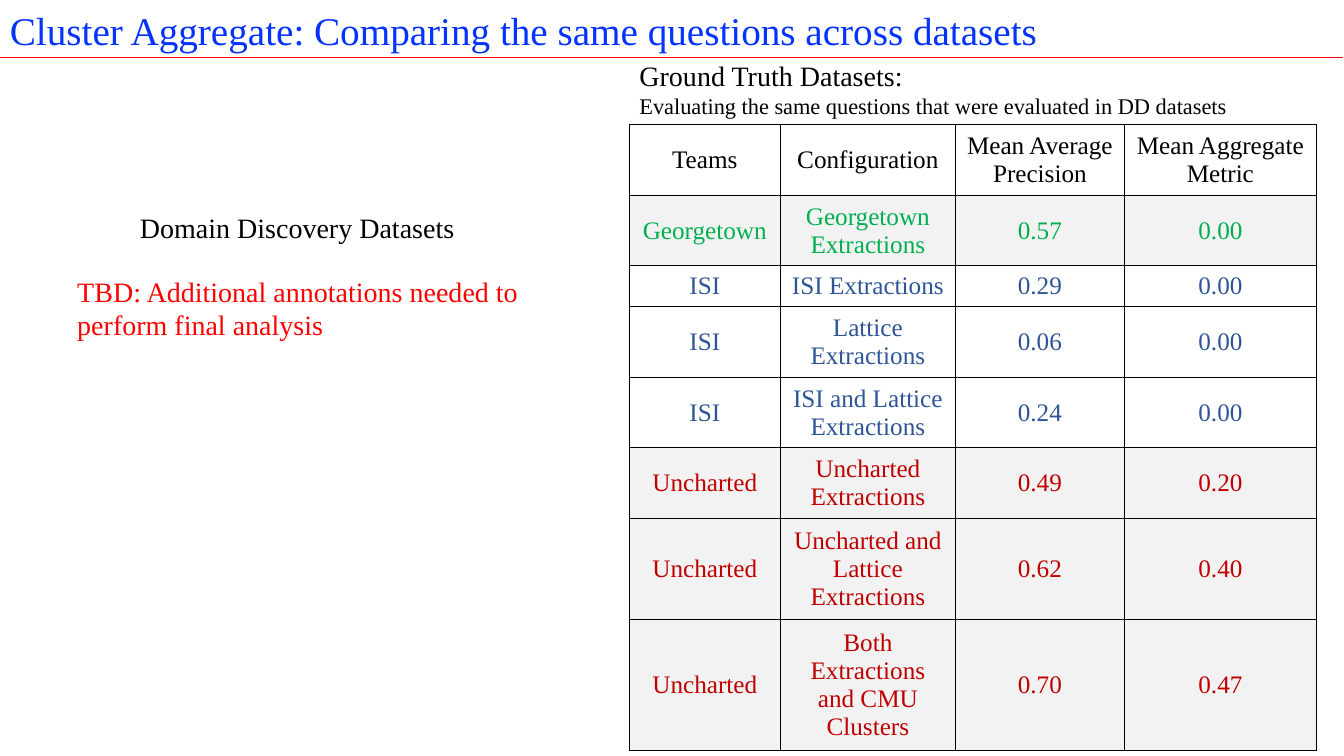
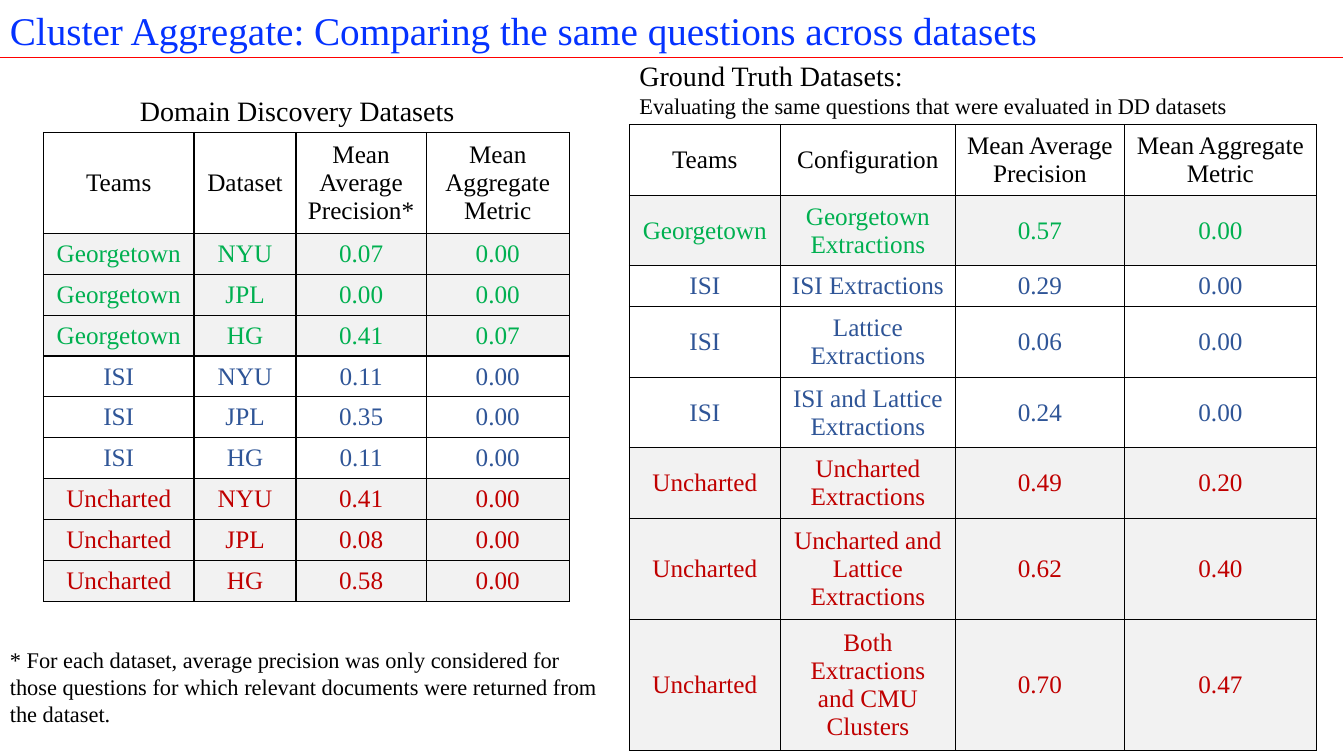
Before and after one commit to istresearch/qpr-fall-2016-eval, a slide deck: slide 41 of reporting/Fall_2016_QPR_Post_Hoc.pptx. Drawn at 1344x756 pixels with LibreOffice and Linux fonts; fonts in the diff are those of the drawing. Boxes give left, top, right and bottom in pixels: in the first picture for what was removed or moved away, otherwise in the second. Text is boxed around its words. In the diff, an @@ line names an element or a change of style, - is before the commit and + after.

```diff
--- a/reporting/Fall_2016_QPR_Post_Hoc.pptx
+++ b/reporting/Fall_2016_QPR_Post_Hoc.pptx
@@ text "Domain Discovery Datasets" moved from (x1=140, y1=219, x2=454, y2=244) to (x1=140, y1=102, x2=454, y2=126) @@
@@ table added at (x1=43, y1=132, x2=569, y2=601), 10 rows, 4 columns @@
+Teams | Dataset | Mean Average Precision* | Mean Aggregate Metric
+Georgetown | NYU | 0.07 | 0.00
+Georgetown | JPL | 0.00 | 0.00
+Georgetown | HG | 0.41 | 0.07
+ISI | NYU | 0.11 | 0.00
+ISI | JPL | 0.35 | 0.00
+ISI | HG | 0.11 | 0.00
+Uncharted | NYU | 0.41 | 0.00
+Uncharted | JPL | 0.08 | 0.00
+Uncharted | HG | 0.58 | 0.00
@@ text removed at (x1=77, y1=282, x2=518, y2=341) @@
-TBD: Additional annotations needed to perform final analysis
@@ text added at (x1=10, y1=652, x2=596, y2=723), 16 pt, text #000000 @@
+* For each dataset, average precision was only considered for those questions for which relevant documents were returned from the dataset.
```
Also in this commit, not shown: 6 other slides changed, 25 other files.
